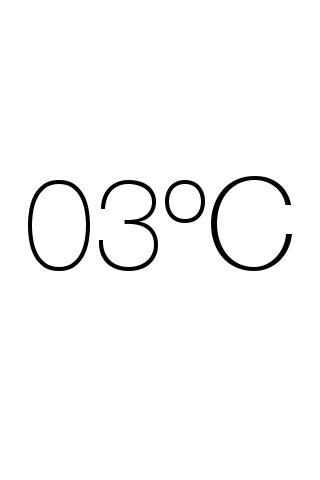
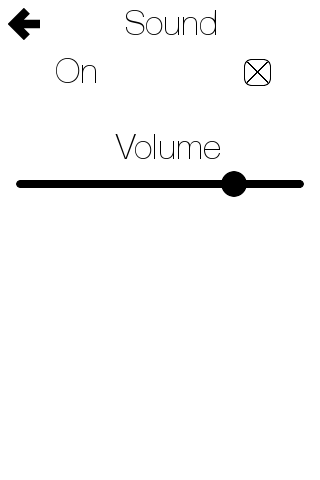
Revision of a layered w=320, h=480 image; what changed, layer by layer:
moved "Layer #2" into group "clock" over [8, 8, 304, 389]
moved "Well hello there! ..." into group "main today" over [56, 58, 271, 159]
moved "calendar_alt_stroke_24x24.png" into group "main today" over [8, 8, 31, 30]
renamed "Layer Group" to "current temp[", hid the group it (2 layers) over [28, 176, 292, 271]
renamed "03ºC" to "05ºC", painted on it over [28, 176, 292, 271]
added group "settings sound" with 7 layers above "Background" over [8, 8, 304, 197]
added layer "Layer #11" in group "settings sound" over [16, 171, 304, 197]
added layer "Volume" in group "settings sound" over [115, 134, 220, 159]
added layer "Sound" in group "settings sound" over [126, 10, 216, 35]
added layer "arrow_left_32x32.png copy #3" in group "settings sound" over [8, 8, 40, 40]
added layer "Layer #9" in group "settings sound" over [247, 62, 268, 83]
added layer "Layer #10" in group "settings sound" over [244, 59, 271, 86]
added layer "On #1" in group "settings sound" over [56, 58, 96, 83]
showed "Background" over [8, 8, 304, 389]
